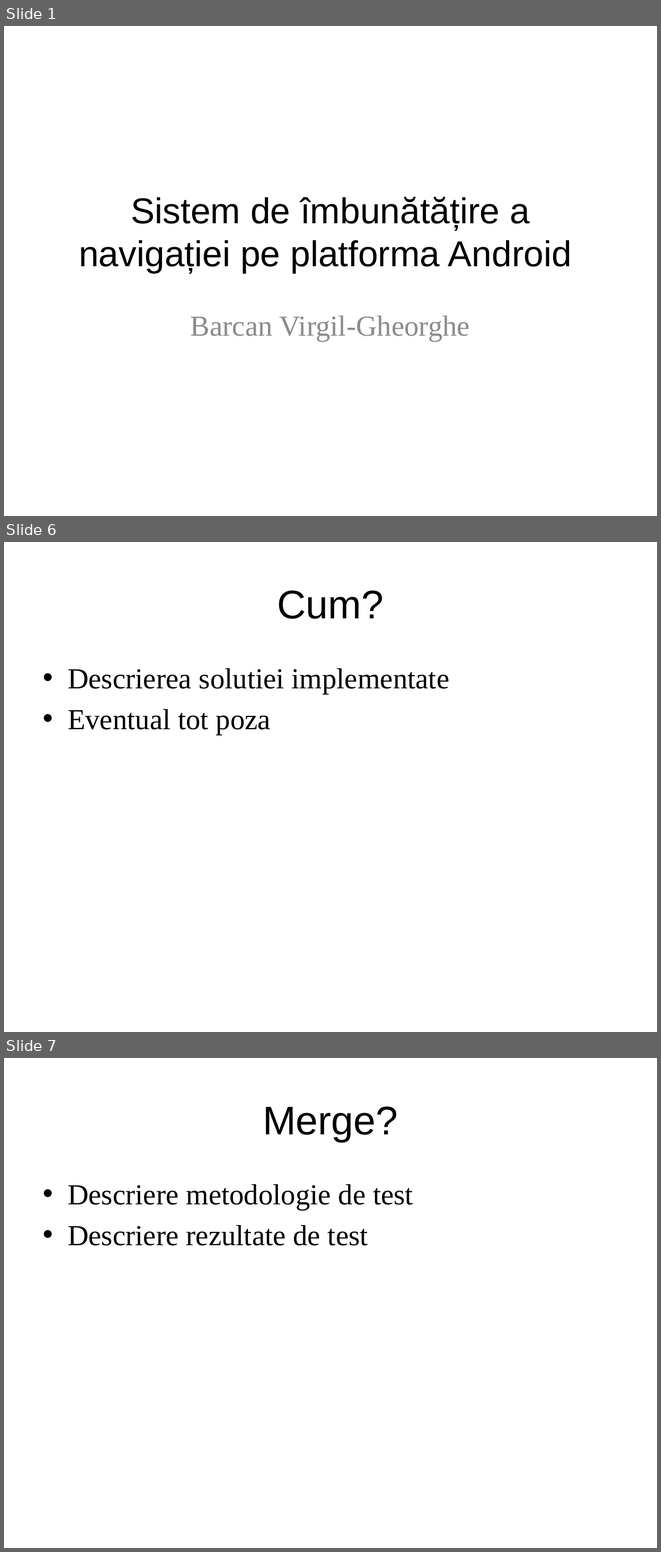
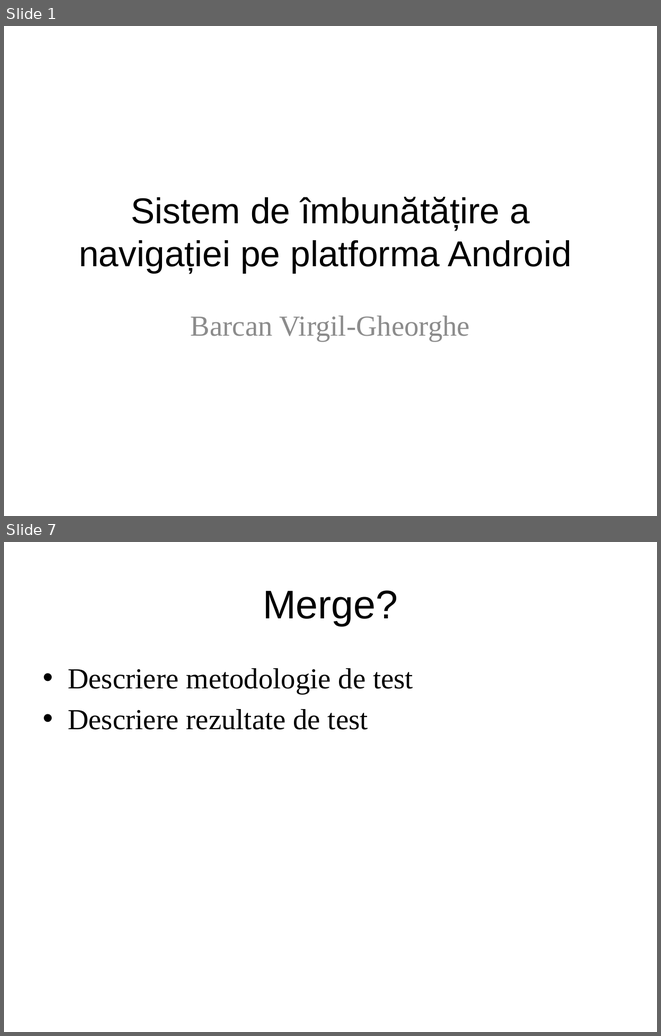
Before and after one commit to VirgilBarcan/InsideNAV, a slide deck: docs/prezentare.pptx. Shown one above the other, each under a label of ours: slides 1, 6 and 7 before the commit, slides 1 and 7 after it; the slides between them are not shown. The pictures are 661x1552 and 661x1036 pixels, drawn with LibreOffice and Linux fonts; fonts in the diff are those of the drawing. Boxes give left, top, right and bottom in pixels: in the first picture for what was removed or moved away, otherwise in the second. Text is boxed around its words. In the diff, an @@ line names an element or a change of style, - is before the commit and + after.

```diff
--- a/docs/prezentare.pptx
+++ b/docs/prezentare.pptx
@@ slide 6 removed at bbox=[4, 542, 657, 1032], background #FFFFFF @@
@@ title removed at bbox=[277, 590, 383, 619] @@
-Cum?
@@ text removed at bbox=[68, 668, 449, 734] @@
-• Descrierea solutiei implementate
-• Eventual tot poza
```
Also in this commit, not shown: 3 slides changed, 2 slides added, 1 other slide removed.
